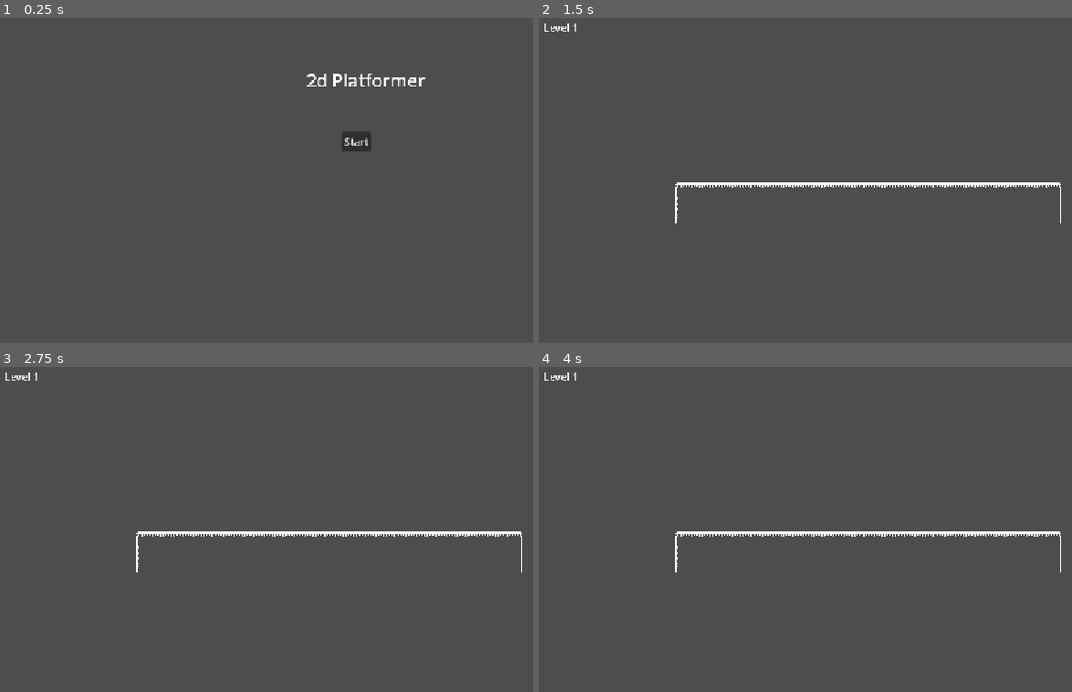
Above: before the commit, frames 1-4 (two rows, left to right).
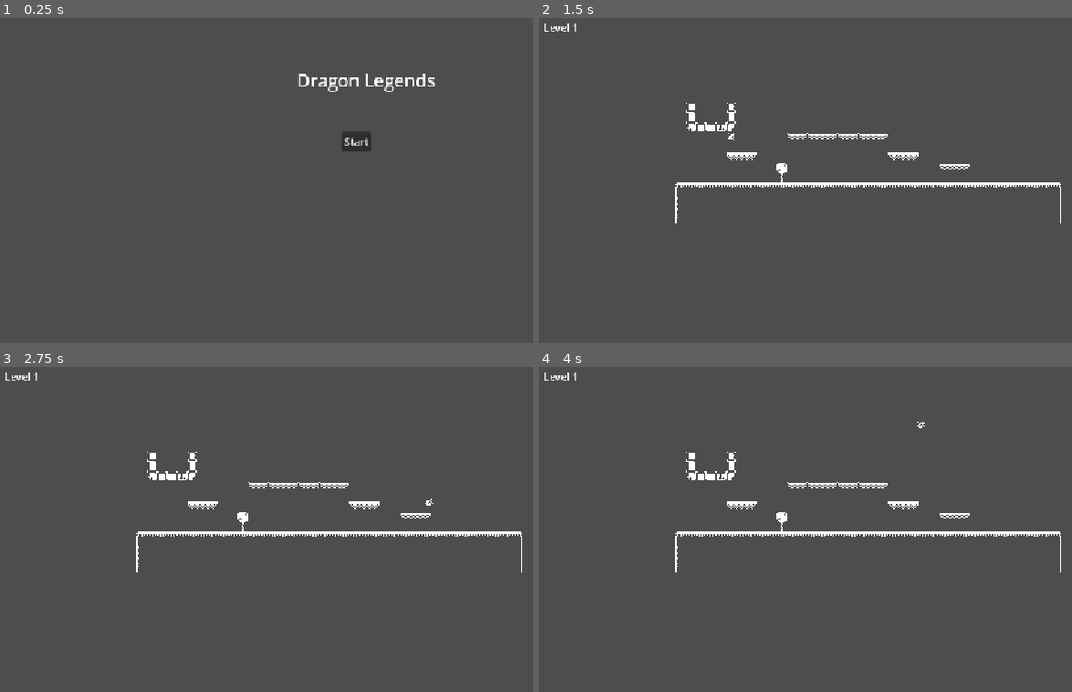
Above: after the commit, the same moments.

Repository: troja-gnister/godot-platformer
Game: Godot game, scene res://main_menu.tscn
Same seed, same stepped clock (60 frames per second), same inputs: the game is played once before the commit and once after it.
Inputs:
- Up to frame 1 (0.25 s): no input
- Up to frame 2 (1.5 s): click "Start" at 0.5 s; tap Enter (ui_accept) at 1.25, 1.35 s; hold Right (ui_right) from 1.28 s (still down)
- Up to frame 3 (2.75 s): keep holding Right (ui_right); tap Enter (ui_accept) at 1.52, 1.82, 2, 2.1, 2.27, 2.57 s
- Up to frame 4 (4 s): release Right (ui_right) at 2.78 s; hold Left (ui_left) 2.78-3.53 s; tap Enter (ui_accept) at 2.85, 3.6, 3.77 s; hold Right (ui_right) from 3.53 s (still down)

The runs differ from the first frame. In frame 1, 0.6% of the frame differs, in the area x 55-82%, y 17-23%; in frame 2, 0.8%, in the area x 27-81%, y 26-51%; in frame 3, 0.8%; in frame 4, 0.8%.

Commit message:
feat: added player and more platforms

Diff:
--- a/godot-platformer/level_1.tscn
+++ b/godot-platformer/level_1.tscn
@@ -2,6 +2,7 @@
 
 [ext_resource type="Script" uid="uid://rwrev2ajj1kx" path="res://level_1.gd" id="1_3hls8"]
 [ext_resource type="Texture2D" uid="uid://4lwl4nfxtjv7" path="res://monochrome_tilemap_transparent.png" id="2_hbghi"]
+[ext_resource type="Script" uid="uid://bw4lb4l8nx0a0" path="res://player.gd" id="3_hn12h"]
 
 [sub_resource type="TileSetAtlasSource" id="TileSetAtlasSource_hn12h"]
 resource_name = "Tilemap"
@@ -14,9 +15,13 @@
 5:0/0 = 0
 6:0/0 = 0
 7:0/0 = 0
+7:0/0/physics_layer_0/polygon_0/points = PackedVector2Array(-8, -8, 8, -8, 8, 8, -8, 8)
 8:0/0 = 0
+8:0/0/physics_layer_0/polygon_0/points = PackedVector2Array(-8, -8, 8, -8, 8, 8, -8, 8)
 9:0/0 = 0
+9:0/0/physics_layer_0/polygon_0/points = PackedVector2Array(-8, -8, 8, -8, 8, 8, -8, 8)
 10:0/0 = 0
+10:0/0/physics_layer_0/polygon_0/points = PackedVector2Array(-8, -8, 8, -8, 8, 8, -8, 8)
 11:0/0 = 0
 12:0/0 = 0
 13:0/0 = 0
@@ -35,9 +40,13 @@
 5:1/0 = 0
 6:1/0 = 0
 7:1/0 = 0
+7:1/0/physics_layer_0/polygon_0/points = PackedVector2Array(-8, -8, 8, -8, 8, 8, -8, 8)
 8:1/0 = 0
+8:1/0/physics_layer_0/polygon_0/points = PackedVector2Array(-8, -8, 8, -8, 8, 8, -8, 8)
 9:1/0 = 0
+9:1/0/physics_layer_0/polygon_0/points = PackedVector2Array(-8, -8, 8, -8, 8, 8, -8, 8)
 10:1/0 = 0
+10:1/0/physics_layer_0/polygon_0/points = PackedVector2Array(-8, -8, 8, -8, 8, 8, -8, 8)
 11:1/0 = 0
 12:1/0 = 0
 13:1/0 = 0
@@ -56,9 +65,13 @@
 5:2/0 = 0
 6:2/0 = 0
 7:2/0 = 0
+7:2/0/physics_layer_0/polygon_0/points = PackedVector2Array(-8, -8, 8, -8, 8, 8, -8, 8)
 8:2/0 = 0
+8:2/0/physics_layer_0/polygon_0/points = PackedVector2Array(-8, -8, 8, -8, 8, 8, -8, 8)
 9:2/0 = 0
+9:2/0/physics_layer_0/polygon_0/points = PackedVector2Array(-8, -8, 8, -8, 8, 8, -8, 8)
 10:2/0 = 0
+10:2/0/physics_layer_0/polygon_0/points = PackedVector2Array(-8, -8, 8, -8, 8, 8, -8, 8)
 11:2/0 = 0
 12:2/0 = 0
 13:2/0 = 0
@@ -73,9 +86,13 @@
 1:3/0 = 0
 2:3/0 = 0
 3:3/0 = 0
+3:3/0/physics_layer_0/polygon_0/points = PackedVector2Array(-8, -8, 8, -8, 8, 8, -8, 8)
 4:3/0 = 0
+4:3/0/physics_layer_0/polygon_0/points = PackedVector2Array(-8, -8, 8, -8, 8, 8, -8, 8)
 5:3/0 = 0
+5:3/0/physics_layer_0/polygon_0/points = PackedVector2Array(-8, -8, 8, -8, 8, 8, -8, 8)
 6:3/0 = 0
+6:3/0/physics_layer_0/polygon_0/points = PackedVector2Array(-8, -8, 8, -8, 8, 8, -8, 8)
 7:3/0 = 0
 8:3/0 = 0
 9:3/0 = 0
@@ -94,12 +111,19 @@
 1:4/0 = 0
 2:4/0 = 0
 3:4/0 = 0
+3:4/0/physics_layer_0/polygon_0/points = PackedVector2Array(-8, -8, 8, -8, 8, 8, -8, 8)
 4:4/0 = 0
+4:4/0/physics_layer_0/polygon_0/points = PackedVector2Array(-8, -8, 8, -8, 8, 8, -8, 8)
 5:4/0 = 0
+5:4/0/physics_layer_0/polygon_0/points = PackedVector2Array(-8, -8, 8, -8, 8, 8, -8, 8)
 6:4/0 = 0
+6:4/0/physics_layer_0/polygon_0/points = PackedVector2Array(-8, -8, 8, -8, 8, 8, -8, 8)
 7:4/0 = 0
+7:4/0/physics_layer_0/polygon_0/points = PackedVector2Array(-8, -8, 8, -8, 8, 8, -8, 8)
 8:4/0 = 0
+8:4/0/physics_layer_0/polygon_0/points = PackedVector2Array(-8, -8, 8, -8, 8, 8, -8, 8)
 9:4/0 = 0
+9:4/0/physics_layer_0/polygon_0/points = PackedVector2Array(-8, -8, 8, -8, 8, 8, -8, 8)
 10:4/0 = 0
 11:4/0 = 0
 12:4/0 = 0
@@ -115,39 +139,63 @@
 1:5/0 = 0
 2:5/0 = 0
 3:5/0 = 0
+3:5/0/physics_layer_0/polygon_0/points = PackedVector2Array(-8, -8, 8, -8, 8, 8, -8, 8)
 4:5/0 = 0
+4:5/0/physics_layer_0/polygon_0/points = PackedVector2Array(-8, -8, 8, -8, 8, 8, -8, 8)
+4:5/0/physics_layer_0/polygon_0/one_way = true
 5:5/0 = 0
+5:5/0/physics_layer_0/polygon_0/points = PackedVector2Array(-8, -8, 8, -8, 8, 8, -8, 8)
+5:5/0/physics_layer_0/polygon_0/one_way = true
 6:5/0 = 0
+6:5/0/physics_layer_0/polygon_0/points = PackedVector2Array(-8, -8, 8, -8, 8, 8, -8, 8)
+6:5/0/physics_layer_0/polygon_0/one_way = true
 7:5/0 = 0
+7:5/0/physics_layer_0/polygon_0/points = PackedVector2Array(-8, -8, 8, -8, 8, 8, -8, 8)
 8:5/0 = 0
+8:5/0/physics_layer_0/polygon_0/points = PackedVector2Array(-8, -8, 8, -8, 8, 8, -8, 8)
 9:5/0 = 0
+9:5/0/physics_layer_0/polygon_0/points = PackedVector2Array(-8, -8, 8, -8, 8, 8, -8, 8)
 10:5/0 = 0
 11:5/0 = 0
 12:5/0 = 0
 13:5/0 = 0
 14:5/0 = 0
 15:5/0 = 0
+15:5/0/physics_layer_0/polygon_0/points = PackedVector2Array(-8, -8, 8, -8, 8, 8, -8, 8)
 16:5/0 = 0
+16:5/0/physics_layer_0/polygon_0/points = PackedVector2Array(-8, -8, 8, -8, 8, 8, -8, 8)
 17:5/0 = 0
+17:5/0/physics_layer_0/polygon_0/points = PackedVector2Array(-8, -8, 8, -8, 8, 8, -8, 8)
 18:5/0 = 0
+18:5/0/physics_layer_0/polygon_0/points = PackedVector2Array(-8, -8, 8, -8, 8, 8, -8, 8)
 19:5/0 = 0
 20:5/0 = 0
 0:6/0 = 0
 1:6/0 = 0
 2:6/0 = 0
 3:6/0 = 0
+3:6/0/physics_layer_0/polygon_0/points = PackedVector2Array(-8, -8, 8, -8, 8, 8, -8, 8)
 4:6/0 = 0
+4:6/0/physics_layer_0/polygon_0/points = PackedVector2Array(-8, -8, 8, -8, 8, 8, -8, 8)
 5:6/0 = 0
+5:6/0/physics_layer_0/polygon_0/points = PackedVector2Array(-8, -8, 8, -8, 8, 8, -8, 8)
 6:6/0 = 0
+6:6/0/physics_layer_0/polygon_0/points = PackedVector2Array(-8, -8, 8, -8, 8, 8, -8, 8)
 7:6/0 = 0
+7:6/0/physics_layer_0/polygon_0/points = PackedVector2Array(-8, -8, 8, -8, 8, 8, -8, 8)
 8:6/0 = 0
+8:6/0/physics_layer_0/polygon_0/points = PackedVector2Array(-8, -8, 8, -8, 8, 8, -8, 8)
 9:6/0 = 0
+9:6/0/physics_layer_0/polygon_0/points = PackedVector2Array(-8, -8, 8, -8, 8, 8, -8, 8)
 10:6/0 = 0
 13:6/0 = 0
 14:6/0 = 0
 15:6/0 = 0
+15:6/0/physics_layer_0/polygon_0/points = PackedVector2Array(-8, -8, 8, -8, 8, 8, -8, 8)
 16:6/0 = 0
+16:6/0/physics_layer_0/polygon_0/points = PackedVector2Array(-8, -8, 8, -8, 8, 8, -8, 8)
 18:6/0 = 0
+18:6/0/physics_layer_0/polygon_0/points = PackedVector2Array(-8, -8, 8, -8, 8, 8, -8, 8)
 19:6/0 = 0
 20:6/0 = 0
 0:7/0 = 0
@@ -164,7 +212,9 @@
 13:7/0 = 0
 14:7/0 = 0
 15:7/0 = 0
+15:7/0/physics_layer_0/polygon_0/points = PackedVector2Array(-8, -8, 8, -8, 8, 8, -8, 8)
 18:7/0 = 0
+18:7/0/physics_layer_0/polygon_0/points = PackedVector2Array(-8, -8, 8, -8, 8, 8, -8, 8)
 19:7/0 = 0
 20:7/0 = 0
 0:8/0 = 0
@@ -183,9 +233,13 @@
 13:8/0 = 0
 14:8/0 = 0
 15:8/0 = 0
+15:8/0/physics_layer_0/polygon_0/points = PackedVector2Array(-8, -8, 8, -8, 8, 8, -8, 8)
 16:8/0 = 0
+16:8/0/physics_layer_0/polygon_0/points = PackedVector2Array(-8, -8, 8, -8, 8, 8, -8, 8)
 17:8/0 = 0
+17:8/0/physics_layer_0/polygon_0/points = PackedVector2Array(-8, -8, 8, -8, 8, 8, -8, 8)
 18:8/0 = 0
+18:8/0/physics_layer_0/polygon_0/points = PackedVector2Array(-8, -8, 8, -8, 8, 8, -8, 8)
 19:8/0 = 0
 20:8/0 = 0
 0:9/0 = 0
@@ -204,9 +258,13 @@
 13:9/0 = 0
 14:9/0 = 0
 15:9/0 = 0
+15:9/0/physics_layer_0/polygon_0/points = PackedVector2Array(-8, -8, 8, -8, 8, 8, -8, 8)
 16:9/0 = 0
+16:9/0/physics_layer_0/polygon_0/points = PackedVector2Array(-8, -8, 8, -8, 8, 8, -8, 8)
 17:9/0 = 0
+17:9/0/physics_layer_0/polygon_0/points = PackedVector2Array(-8, -8, 8, -8, 8, 8, -8, 8)
 18:9/0 = 0
+18:9/0/physics_layer_0/polygon_0/points = PackedVector2Array(-8, -8, 8, -8, 8, 8, -8, 8)
 19:9/0 = 0
 20:9/0 = 0
 0:10/0 = 0
@@ -225,9 +283,13 @@
 13:10/0 = 0
 14:10/0 = 0
 15:10/0 = 0
+15:10/0/physics_layer_0/polygon_0/points = PackedVector2Array(-8, -8, 8, -8, 8, 8, -8, 8)
 16:10/0 = 0
+16:10/0/physics_layer_0/polygon_0/points = PackedVector2Array(-8, -8, 8, -8, 8, 8, -8, 8)
 17:10/0 = 0
+17:10/0/physics_layer_0/polygon_0/points = PackedVector2Array(-8, -8, 8, -8, 8, 8, -8, 8)
 18:10/0 = 0
+18:10/0/physics_layer_0/polygon_0/points = PackedVector2Array(-8, -8, 8, -8, 8, 8, -8, 8)
 19:10/0 = 0
 20:10/0 = 0
 0:11/0 = 0
@@ -245,9 +307,13 @@
 13:11/0 = 0
 14:11/0 = 0
 15:11/0 = 0
+15:11/0/physics_layer_0/polygon_0/points = PackedVector2Array(-8, -8, 8, -8, 8, 8, -8, 8)
 16:11/0 = 0
+16:11/0/physics_layer_0/polygon_0/points = PackedVector2Array(-8, -8, 8, -8, 8, 8, -8, 8)
 17:11/0 = 0
+17:11/0/physics_layer_0/polygon_0/points = PackedVector2Array(-8, -8, 8, -8, 8, 8, -8, 8)
 18:11/0 = 0
+18:11/0/physics_layer_0/polygon_0/points = PackedVector2Array(-8, -8, 8, -8, 8, 8, -8, 8)
 19:11/0 = 0
 20:11/0 = 0
 0:12/0 = 0
@@ -266,9 +332,13 @@
 13:12/0 = 0
 14:12/0 = 0
 15:12/0 = 0
+15:12/0/physics_layer_0/polygon_0/points = PackedVector2Array(-8, -8, 8, -8, 8, 8, -8, 8)
 16:12/0 = 0
+16:12/0/physics_layer_0/polygon_0/points = PackedVector2Array(-8, -8, 8, -8, 8, 8, -8, 8)
 17:12/0 = 0
+17:12/0/physics_layer_0/polygon_0/points = PackedVector2Array(-8, -8, 8, -8, 8, 8, -8, 8)
 18:12/0 = 0
+18:12/0/physics_layer_0/polygon_0/points = PackedVector2Array(-8, -8, 8, -8, 8, 8, -8, 8)
 19:12/0 = 0
 20:12/0 = 0
 0:13/0 = 0
@@ -287,9 +357,13 @@
 13:13/0 = 0
 14:13/0 = 0
 15:13/0 = 0
+15:13/0/physics_layer_0/polygon_0/points = PackedVector2Array(-8, -8, 8, -8, 8, 8, -8, 8)
 16:13/0 = 0
+16:13/0/physics_layer_0/polygon_0/points = PackedVector2Array(-8, -8, 8, -8, 8, 8, -8, 8)
 17:13/0 = 0
+17:13/0/physics_layer_0/polygon_0/points = PackedVector2Array(-8, -8, 8, -8, 8, 8, -8, 8)
 18:13/0 = 0
+18:13/0/physics_layer_0/polygon_0/points = PackedVector2Array(-8, -8, 8, -8, 8, 8, -8, 8)
 19:13/0 = 0
 20:13/0 = 0
 0:14/0 = 0
@@ -308,9 +382,13 @@
 13:14/0 = 0
 14:14/0 = 0
 15:14/0 = 0
+15:14/0/physics_layer_0/polygon_0/points = PackedVector2Array(-8, -8, 8, -8, 8, 8, -8, 8)
 16:14/0 = 0
+16:14/0/physics_layer_0/polygon_0/points = PackedVector2Array(-8, -8, 8, -8, 8, 8, -8, 8)
 17:14/0 = 0
+17:14/0/physics_layer_0/polygon_0/points = PackedVector2Array(-8, -8, 8, -8, 8, 8, -8, 8)
 18:14/0 = 0
+18:14/0/physics_layer_0/polygon_0/points = PackedVector2Array(-8, -8, 8, -8, 8, 8, -8, 8)
 19:14/0 = 0
 20:14/0 = 0
 0:15/0 = 0
@@ -329,9 +407,13 @@
 13:15/0 = 0
 14:15/0 = 0
 15:15/0 = 0
+15:15/0/physics_layer_0/polygon_0/points = PackedVector2Array(-8, -8, 8, -8, 8, 8, -8, 8)
 16:15/0 = 0
+16:15/0/physics_layer_0/polygon_0/points = PackedVector2Array(-8, -8, 8, -8, 8, 8, -8, 8)
 17:15/0 = 0
+17:15/0/physics_layer_0/polygon_0/points = PackedVector2Array(-8, -8, 8, -8, 8, 8, -8, 8)
 18:15/0 = 0
+18:15/0/physics_layer_0/polygon_0/points = PackedVector2Array(-8, -8, 8, -8, 8, 8, -8, 8)
 19:15/0 = 0
 20:15/0 = 0
 0:16/0 = 0
@@ -350,9 +432,13 @@
 13:16/0 = 0
 14:16/0 = 0
 15:16/0 = 0
+15:16/0/physics_layer_0/polygon_0/points = PackedVector2Array(-8, -8, 8, -8, 8, 8, -8, 8)
 16:16/0 = 0
+16:16/0/physics_layer_0/polygon_0/points = PackedVector2Array(-8, -8, 8, -8, 8, 8, -8, 8)
 17:16/0 = 0
+17:16/0/physics_layer_0/polygon_0/points = PackedVector2Array(-8, -8, 8, -8, 8, 8, -8, 8)
 18:16/0 = 0
+18:16/0/physics_layer_0/polygon_0/points = PackedVector2Array(-8, -8, 8, -8, 8, 8, -8, 8)
 19:16/0 = 0
 20:16/0 = 0
 0:17/0 = 0
@@ -367,14 +453,23 @@
 9:17/0 = 0
 10:17/0 = 0
 11:17/0 = 0
+11:17/0/physics_layer_0/polygon_0/points = PackedVector2Array(-8, -8, 8, -8, 8, 8, -8, 8)
 12:17/0 = 0
+12:17/0/physics_layer_0/polygon_0/points = PackedVector2Array(-8, -8, 8, -8, 8, 8, -8, 8)
 13:17/0 = 0
+13:17/0/physics_layer_0/polygon_0/points = PackedVector2Array(-8, -8, 8, -8, 8, 8, -8, 8)
 14:17/0 = 0
+14:17/0/physics_layer_0/polygon_0/points = PackedVector2Array(-8, -8, 8, -8, 8, 8, -8, 8)
 15:17/0 = 0
+15:17/0/physics_layer_0/polygon_0/points = PackedVector2Array(-8, -8, 8, -8, 8, 8, -8, 8)
 16:17/0 = 0
+16:17/0/physics_layer_0/polygon_0/points = PackedVector2Array(-8, -8, 8, -8, 8, 8, -8, 8)
 17:17/0 = 0
+17:17/0/physics_layer_0/polygon_0/points = PackedVector2Array(-8, -8, 8, -8, 8, 8, -8, 8)
 18:17/0 = 0
+18:17/0/physics_layer_0/polygon_0/points = PackedVector2Array(-8, -8, 8, -8, 8, 8, -8, 8)
 19:17/0 = 0
+19:17/0/physics_layer_0/polygon_0/points = PackedVector2Array(-8, -8, 8, -8, 8, 8, -8, 8)
 20:17/0 = 0
 0:18/0 = 0
 1:18/0 = 0
@@ -388,14 +483,23 @@
 9:18/0 = 0
 10:18/0 = 0
 11:18/0 = 0
+11:18/0/physics_layer_0/polygon_0/points = PackedVector2Array(-8, -8, 8, -8, 8, 8, -8, 8)
 12:18/0 = 0
+12:18/0/physics_layer_0/polygon_0/points = PackedVector2Array(-8, -8, 8, -8, 8, 8, -8, 8)
 13:18/0 = 0
+13:18/0/physics_layer_0/polygon_0/points = PackedVector2Array(-8, -8, 8, -8, 8, 8, -8, 8)
 14:18/0 = 0
+14:18/0/physics_layer_0/polygon_0/points = PackedVector2Array(-8, -8, 8, -8, 8, 8, -8, 8)
 15:18/0 = 0
+15:18/0/physics_layer_0/polygon_0/points = PackedVector2Array(-8, -8, 8, -8, 8, 8, -8, 8)
 16:18/0 = 0
+16:18/0/physics_layer_0/polygon_0/points = PackedVector2Array(-8, -8, 8, -8, 8, 8, -8, 8)
 17:18/0 = 0
+17:18/0/physics_layer_0/polygon_0/points = PackedVector2Array(-8, -8, 8, -8, 8, 8, -8, 8)
 18:18/0 = 0
+18:18/0/physics_layer_0/polygon_0/points = PackedVector2Array(-8, -8, 8, -8, 8, 8, -8, 8)
 19:18/0 = 0
+19:18/0/physics_layer_0/polygon_0/points = PackedVector2Array(-8, -8, 8, -8, 8, 8, -8, 8)
 20:18/0 = 0
 0:19/0 = 0
 1:19/0 = 0
@@ -409,13 +513,21 @@
 9:19/0 = 0
 10:19/0 = 0
 11:19/0 = 0
+11:19/0/physics_layer_0/polygon_0/points = PackedVector2Array(-8, -8, 8, -8, 8, 8, -8, 8)
 12:19/0 = 0
+12:19/0/physics_layer_0/polygon_0/points = PackedVector2Array(-8, -8, 8, -8, 8, 8, -8, 8)
 13:19/0 = 0
+13:19/0/physics_layer_0/polygon_0/points = PackedVector2Array(-8, -8, 8, -8, 8, 8, -8, 8)
 14:19/0 = 0
+14:19/0/physics_layer_0/polygon_0/points = PackedVector2Array(-8, -8, 8, -8, 8, 8, -8, 8)
 15:19/0 = 0
+15:19/0/physics_layer_0/polygon_0/points = PackedVector2Array(-8, -8, 8, -8, 8, 8, -8, 8)
 16:19/0 = 0
+16:19/0/physics_layer_0/polygon_0/points = PackedVector2Array(-8, -8, 8, -8, 8, 8, -8, 8)
 17:19/0 = 0
+17:19/0/physics_layer_0/polygon_0/points = PackedVector2Array(-8, -8, 8, -8, 8, 8, -8, 8)
 18:19/0 = 0
+18:19/0/physics_layer_0/polygon_0/points = PackedVector2Array(-8, -8, 8, -8, 8, 8, -8, 8)
 20:19/0 = 0
 0:20/0 = 0
 1:20/0 = 0
@@ -443,11 +555,34 @@
 12:7/0 = 0
 11:7/0 = 0
 16:7/0 = 0
+16:7/0/physics_layer_0/polygon_0/points = PackedVector2Array(-8, -8, 8, -8, 8, 8, -8, 8)
 17:7/0 = 0
+17:7/0/physics_layer_0/polygon_0/points = PackedVector2Array(-8, -8, 8, -8, 8, 8, -8, 8)
 17:6/0 = 0
+17:6/0/physics_layer_0/polygon_0/points = PackedVector2Array(-8, -8, 8, -8, 8, 8, -8, 8)
 
 [sub_resource type="TileSet" id="TileSet_26js7"]
+physics_layer_0/collision_layer = 1
 sources/0 = SubResource("TileSetAtlasSource_hn12h")
+
+[sub_resource type="AtlasTexture" id="AtlasTexture_ihfcg"]
+atlas = ExtResource("2_hbghi")
+region = Rect2(0, 204, 16, 16)
+
+[sub_resource type="SpriteFrames" id="SpriteFrames_26js7"]
+animations = [{
+"frames": [{
+"duration": 1.0,
+"texture": SubResource("AtlasTexture_ihfcg")
+}],
+"loop": 1,
+"name": &"idle",
+"speed": 5.0
+}]
+
+[sub_resource type="CapsuleShape2D" id="CapsuleShape2D_26js7"]
+radius = 3.0
+height = 8.0
 
 [node name="Level1" type="Node2D" unique_id=33178133]
 script = ExtResource("1_3hls8")
@@ -463,4 +598,16 @@
 texture_filter = 1
 tile_set = SubResource("TileSet_26js7")
 format = 2
-layer_0/tile_data = PackedInt32Array(1114127, 1048576, 5, 11 …(855 unchanged characters)…  1310734, 983040, 6, 1310771, 1114112, 6)
+layer_0/tile_data = PackedInt32Array(1114127, 1048576, 5, 11 …(855 unchanged characters)…  1310734, 983040, 6, 1310771, 1114112, 6, 917523, 262144, 5, 917524, 327680, 5, 917525, 393216, 5, 786457, 262144, 5, 786458, 327680, 5, 786459, 262144, 5, 786460, 327680, 5, 786461, 393216, 5, 786462, 262144, 5, 786463, 327680, 5, 786464, 262144, 5, 786465, 327680, 5, 786466, 393216, 5, 917539, 262144, 5, 917540, 327680, 5, 917541, 393216, 5, 983080, 262144, 5, 983081, 327680, 5, 983082, 393216, 5, 720911, 458752, 13, 720912, 524288, 11, 720913, 524288, 11, 720914, 524288, 13, 720915, 589824, 13, 655375, 458752, 12, 589839, 458752, 12, 655379, 458752, 12, 589843, 589824, 12, 1048600, 917504, 1, 983064, 917504, 0)
+
+[node name="Player" type="CharacterBody2D" parent="." unique_id=950177824]
+position = Vector2(252, 239)
+script = ExtResource("3_hn12h")
+
+[node name="AnimatedSprite2D" type="AnimatedSprite2D" parent="Player" unique_id=1837660064]
+sprite_frames = SubResource("SpriteFrames_26js7")
+animation = &"idle"
+
+[node name="CollisionShape2D" type="CollisionShape2D" parent="Player" unique_id=193189130]
+position = Vector2(0, 3)
+shape = SubResource("CapsuleShape2D_26js7")
--- a/godot-platformer/main_menu.tscn
+++ b/godot-platformer/main_menu.tscn
@@ -11,7 +11,7 @@
 offset_right = 1153.0
 offset_bottom = 135.0
 theme_type_variation = &"HeaderLarge"
-text = "2d Platformer"
+text = "Dragon Legends"
 horizontal_alignment = 1
 
 [node name="StartButton" type="Button" parent="." unique_id=1721772586]
--- /dev/null
+++ b/godot-platformer/player.gd
@@ -0,0 +1,25 @@
+extends CharacterBody2D
+
+
+const SPEED = 300.0
+const JUMP_VELOCITY = -400.0
+
+
+func _physics_process(delta: float) -> void:
+	# Add the gravity.
+	if not is_on_floor():
+		velocity += get_gravity() * delta
+
+	# Handle jump.
+	if Input.is_action_just_pressed("ui_accept") and is_on_floor():
+		velocity.y = JUMP_VELOCITY
+
+	# Get the input direction and handle the movement/deceleration.
+	# As good practice, you should replace UI actions with custom gameplay actions.
+	var direction := Input.get_axis("ui_left", "ui_right")
+	if direction:
+		velocity.x = direction * SPEED
+	else:
+		velocity.x = move_toward(velocity.x, 0, SPEED)
+
+	move_and_slide()
Not shown, added: godot-platformer/player.gd.uid
